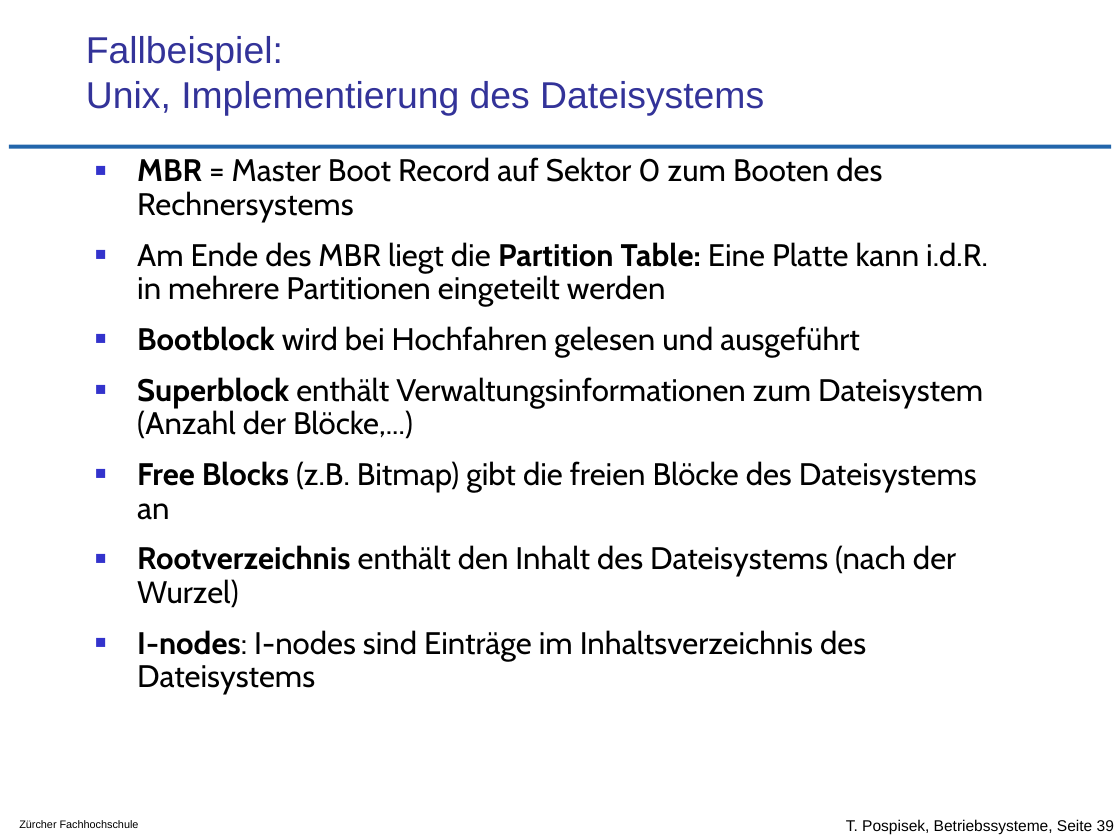
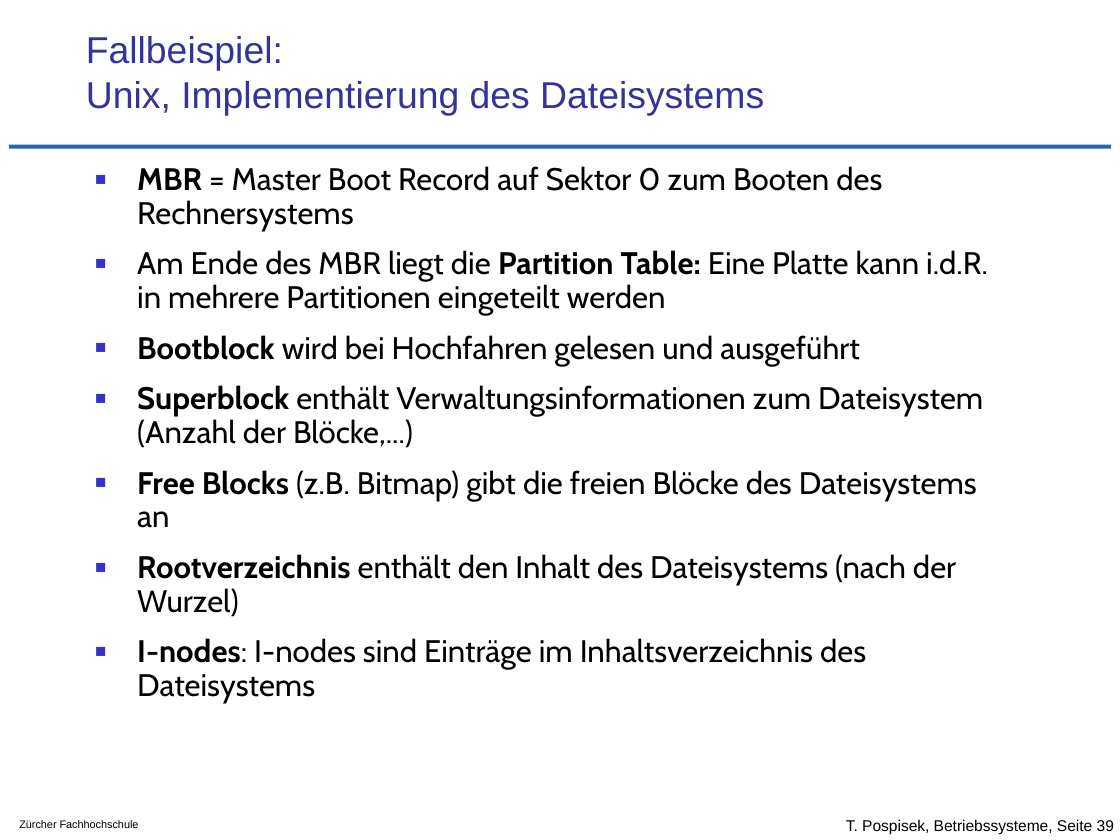
Before and after one commit to tpo/betriebssysteme, a slide deck: slide 39 of 12_Geraete_und_Dateiverwaltung.odp. Drawn at 1120x840 pixels with LibreOffice and Linux fonts; fonts in the diff are those of the drawing; background and template pictures are left out. Boxes give left, top, right and bottom in pixels: in the first picture for what was removed or moved away, otherwise in the second. Text is boxed around its words. In the diff, an @@ line names an element or a change of style, - is before the commit and + after.

Commit message:
div. kleine Verbesserungen
- S.11 ISA Bus entfernt
- S.32 Doppel entfernt
- S.37 /usr besser beschrieben
- S.38, S.43 Layout

```diff
--- a/12_Geraete_und_Dateiverwaltung.odp
+++ b/12_Geraete_und_Dateiverwaltung.odp
@@ text "MBR = Master Boot Record ...": place and size @@
-text "MBR = Master Boot Record ..." at [137,157,988,695]
+text "MBR = Master Boot Record ..." at [137,166,988,703]
```
Also in this commit, not shown: 6 other slides changed.
